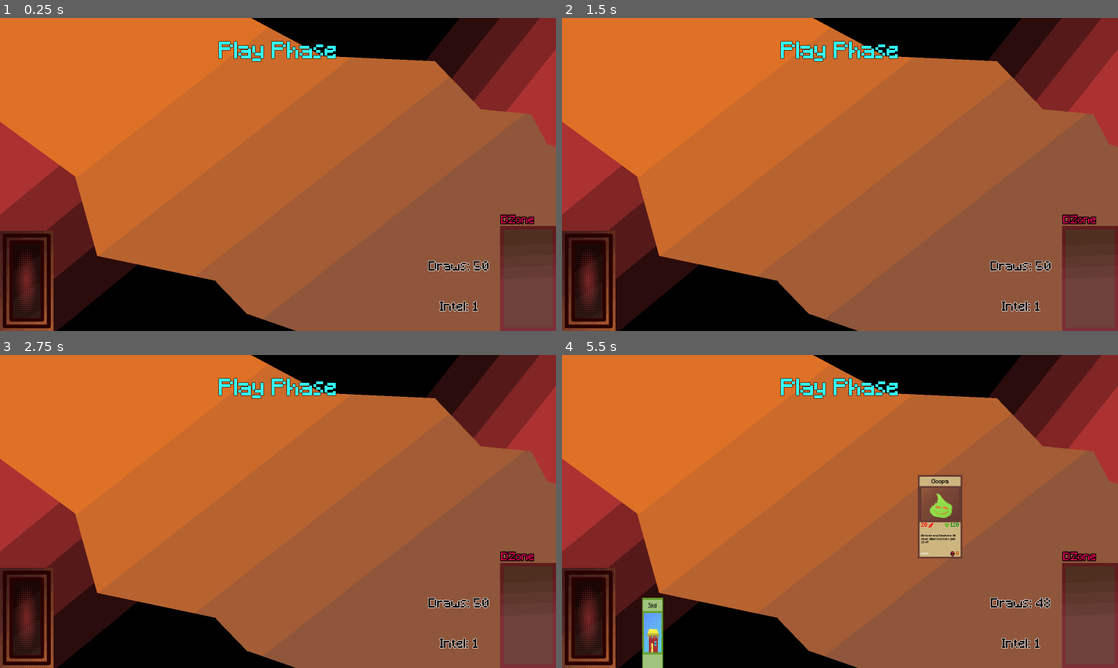
Above: before the commit, frames 1-4 (two rows, left to right).
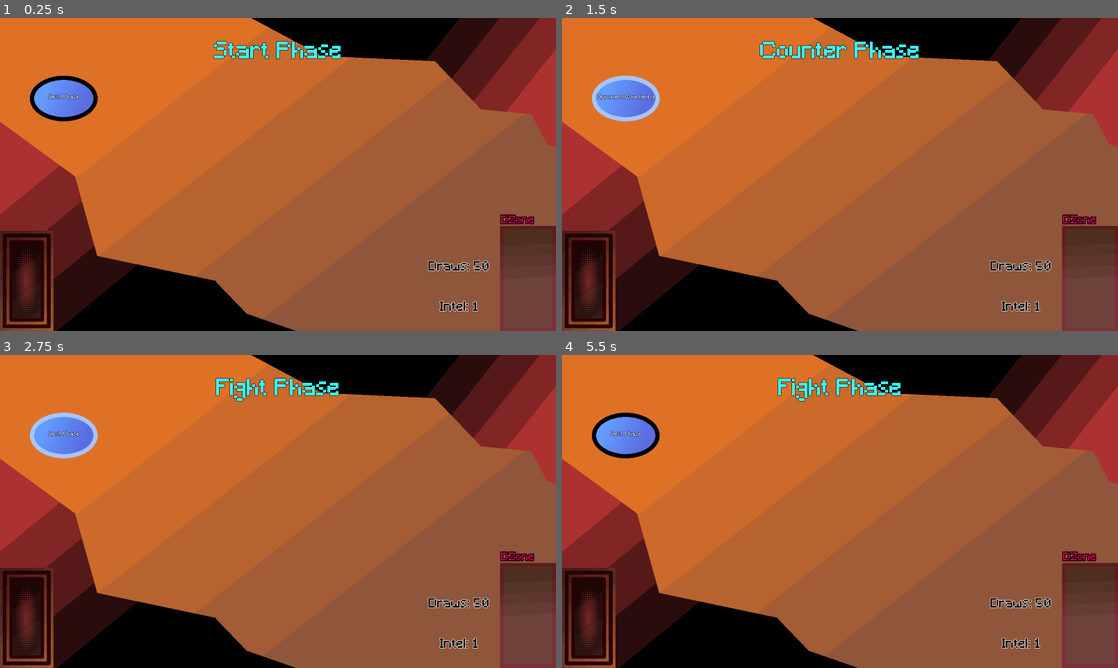
Above: after the commit, the same moments.

Repository: khiro-ptera/TribeRite
Game: Godot game, scene res://Scenes/Play.tscn
Same seed, same stepped clock (60 frames per second), same inputs: the game is played once before the commit and once after it.
Inputs (mouse positions are in pixels of both pictures, inside the frame that each line leads up to):
- Up to frame 1 (0.25 s): no input
- Up to frame 2 (1.5 s): click (628, 96) at 0.5 s, where only the run after the commit has a clickable "Next Phase"; click (628, 96) at 1.25 s, where only the run after the commit has a clickable "Next Phase"
- Up to frame 3 (2.75 s): click (66, 433) at 2 s, where only the run after the commit has a clickable "Opponent Countering"
- Up to frame 4 (5.5 s): click (589, 617) at 2.75 s; click "DZone" at 3.5 s; click (673, 661) at 4.27 s; click (589, 617) at 5 s

The runs differ from the first frame. In frame 1, 2.1% of the frame differs, in the area x 5-62%, y 7-34%; in frame 2, 2.4%; in frame 3, 2.1%; in frame 4, 5.2%, in the area x 5-88%, y 7-100%.

Commit message:
Phases

Diff:
--- a/Scenes/Play.tscn
+++ b/Scenes/Play.tscn
@@ -9,9 +9,14 @@
 [ext_resource type="Script" path="res://Scripts/dZone.gd" id="7_2co0q"]
 [ext_resource type="FontFile" uid="uid://chcxje7bdhwtb" path="res://Assets/Fonts/Minecraft.ttf" id="8_dooax"]
 [ext_resource type="Script" path="res://Scripts/dLabel.gd" id="9_s4dkt"]
+[ext_resource type="Texture2D" uid="uid://cqs2rhk11ihjl" path="res://Assets/Button1.png" id="10_cacdm"]
 [ext_resource type="Script" path="res://Scripts/info.gd" id="10_sthq2"]
+[ext_resource type="Texture2D" uid="uid://dbc2xqes06tcm" path="res://Assets/Button1p.png" id="11_qv4sd"]
 [ext_resource type="Script" path="res://Scripts/phaseBox.gd" id="11_wnlex"]
 [ext_resource type="Texture2D" uid="uid://bpcumpbbhxlpq" path="res://Assets/SacrificeScreen.png" id="12_5fb6y"]
+[ext_resource type="Texture2D" uid="uid://iybaifrfnaxy" path="res://Assets/Button1h.png" id="12_yqcwa"]
+[ext_resource type="Texture2D" uid="uid://h0i3d8pmd8jb" path="res://Assets/Button1d.png" id="13_4ti4f"]
+[ext_resource type="Script" path="res://Scripts/phase.gd" id="13_5vibc"]
 [ext_resource type="FontFile" uid="uid://b14ba7pyqsnsu" path="res://Assets/Fonts/Dracutaz.ttf" id="13_a77ui"]
 
 [sub_resource type="LabelSettings" id="LabelSettings_61hyn"]
@@ -20,6 +25,12 @@
 font_color = Color(0.826045, 0, 0.304104, 1)
 outline_size = 16
 outline_color = Color(0, 0, 0, 1)
+
+[sub_resource type="LabelSettings" id="LabelSettings_uilok"]
+font = ExtResource("8_dooax")
+font_color = Color(0.795476, 0.825138, 0.947732, 1)
+outline_size = 4
+outline_color = Color(0.0857528, 0.157825, 0.382079, 1)
 
 [sub_resource type="LabelSettings" id="LabelSettings_58iu6"]
 font = ExtResource("8_dooax")
@@ -94,7 +105,26 @@
 horizontal_alignment = 1
 script = ExtResource("9_s4dkt")
 
-[node name="CardZones" type="Node2D" parent="."]
+[node name="PhaseButton" type="TextureButton" parent="."]
+offset_left = 64.0
+offset_top = 144.0
+offset_right = 304.0
+offset_bottom = 312.0
+texture_normal = ExtResource("10_cacdm")
+texture_pressed = ExtResource("11_qv4sd")
+texture_hover = ExtResource("12_yqcwa")
+texture_disabled = ExtResource("13_4ti4f")
+script = ExtResource("13_5vibc")
+
+[node name="Label" type="Label" parent="PhaseButton"]
+layout_mode = 0
+offset_right = 240.0
+offset_bottom = 168.0
+text = "SAMPLE"
+label_settings = SubResource("LabelSettings_uilok")
+horizontal_alignment = 1
+vertical_alignment = 1
+autowrap_mode = 2
 
 [node name="InfoBox" type="MarginContainer" parent="."]
 custom_minimum_size = Vector2(200, 200)
@@ -159,8 +189,6 @@
 custom_minimum_size = Vector2(15, 0)
 layout_mode = 2
 
-[node name="Cards" type="Node" parent="."]
-
 [node name="PhaseBox" type="MarginContainer" parent="."]
 custom_minimum_size = Vector2(400, 200)
 offset_right = 400.0
@@ -173,6 +201,10 @@
 text = "Sample"
 label_settings = SubResource("LabelSettings_fu4gg")
 horizontal_alignment = 1
+
+[node name="CardZones" type="Node2D" parent="."]
+
+[node name="Cards" type="Node" parent="."]
 
 [node name="SacGradient" type="TextureRect" parent="."]
 offset_right = 40.0
--- /dev/null
+++ b/Scripts/oppDeck.gd
@@ -0,0 +1,10 @@
+static var decklist = [
+	"Fling",
+	"Fling",
+	"PotOfReeds",
+	"PotOfReeds",
+	"PotOfReeds",
+	"PotOfReeds",
+	"PotOfReeds",
+	"PotOfReeds",
+	]
--- /dev/null
+++ b/Scripts/phase.gd
@@ -0,0 +1,20 @@
+extends TextureButton
+
+
+# Called when the node enters the scene tree for the first time.
+func _ready() -> void:
+	pass # Replace with function body.
+
+
+# Called every frame. 'delta' is the elapsed time since the previous frame.
+func _process(delta: float) -> void:
+	pass
+
+
+func _gui_input(event: InputEvent) -> void:
+	if Input.is_action_just_released("leftclick"):
+		if !Global.sacrificeState && Global.playerTurn:
+			if !$"../".nextPhase():
+				disabled = true
+			else:
+				disabled = false
--- a/Scripts/play.gd
+++ b/Scripts/play.gd
@@ -24,7 +24,10 @@
 # Called when the node enters the scene tree for the first time.
 func _ready() -> void:
 	$SacGradient.visible = false
-
+	Global.playerTurn = true
+	Global.phase = 0
+	$PhaseButton/Label.size = $PhaseButton.size
+	$PhaseButton/Label.text = "Next Phase"
 
 # Called every frame. 'delta' is the elapsed time since the previous frame.
 func _process(delta: float) -> void:
@@ -60,6 +63,34 @@
 		decksize -= 1
 	return decksize
 
+func nextPhase():
+	Global.phase += 1
+	if Global.playerTurn:
+		if Global.phase == 0:
+			# TODO: process start of turn effects
+			pass
+		elif Global.phase == 2:
+			$PhaseButton/Label.text = "Opponent Countering"
+			$PhaseButton.disabled = true
+		elif Global.phase == 3:
+			$PhaseButton/Label.text = "Next Phase"
+			$PhaseButton.disabled = false
+			# TODO: process fight
+		elif Global.phase == 4:
+			# TODO: process end of turn effects
+			$PhaseButton/Label.text = "End Turn"
+		elif Global.phase == 5:
+			$PhaseButton/Label.text = "Opponent's turn"
+			Global.phase = 0
+			Global.playerTurn = false
+	if !Global.playerTurn && Global.phase == 5:
+		$PhaseButton/Label.text = "Next Phase"
+		Global.phase = 0
+		Global.playerTurn = true
+	return Global.playerTurn
+
+
+
 func buffAlly(): # Global.buffInfo[0] == -1 means buff all
 	for _i in $"Cards".get_children():
 		if (_i.state == InStack || _i.state == InActive) && (_i.cardInfo[2] == elements[Global.buffInfo[3]] || Global.buffInfo[3] == 0):
Binary file added: Assets/Button1.aseprite
Binary file added: Assets/Button1.png
Not shown, added: Assets/Button1.png.import
Binary file added: Assets/Button1d.png
Not shown, added: Assets/Button1d.png.import
Binary file added: Assets/Button1h.png
Not shown, added: Assets/Button1h.png.import
Binary file added: Assets/Button1p.png
Not shown, added: Assets/Button1p.png.import
Not shown: 1 places in Scenes/Play.tscn that only renumber resources
